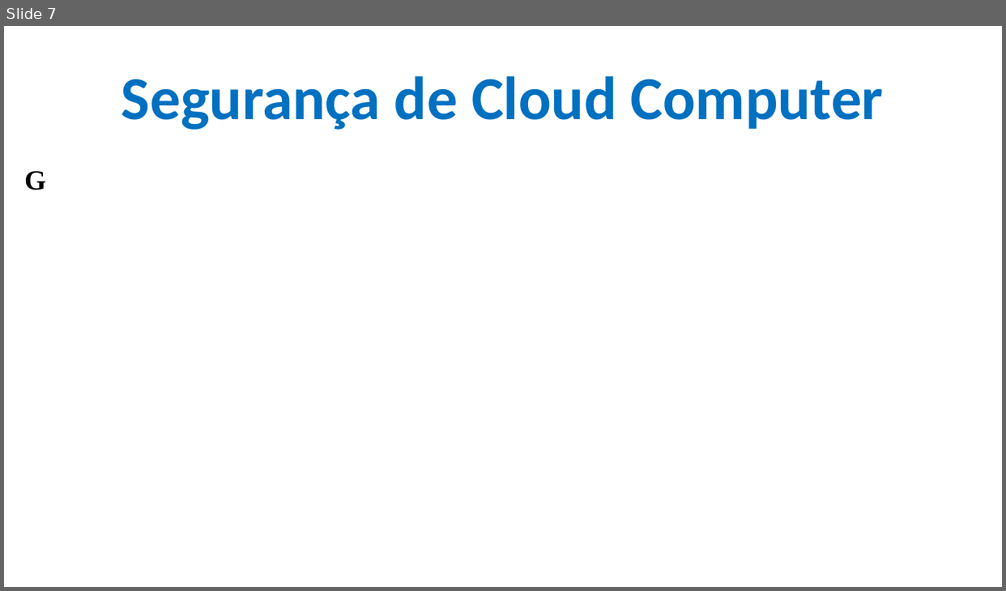
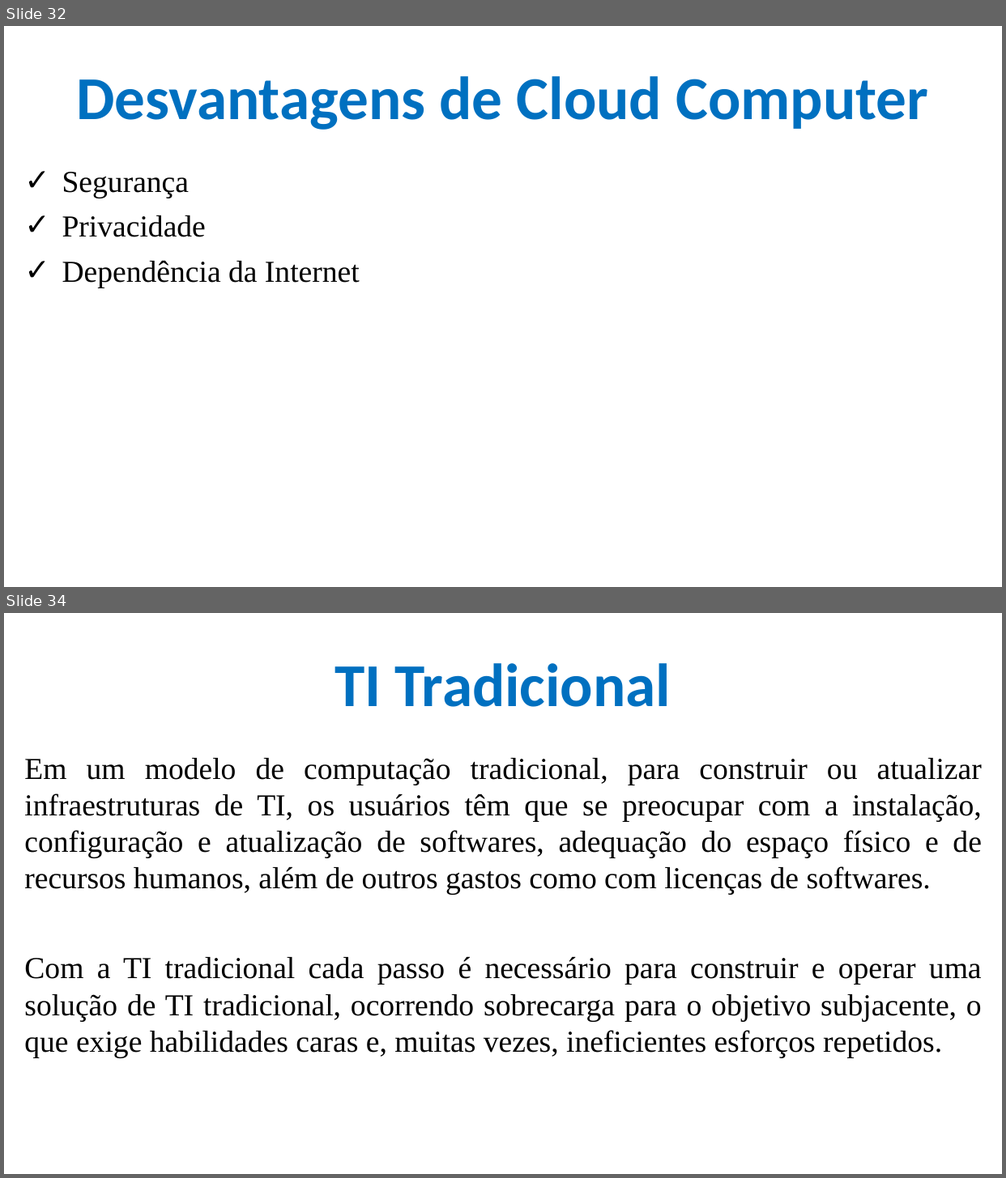
Before and after one commit to CloudEducationBrazil/WydenComputacaoNuvemWebServicesLinux, a slide deck: 01 Classes/Aula 01 - Computação em Nuvem e Web Services em Linux.pptx. Shown one above the other, each under a label of ours: slide 7 before the commit, slides 32 and 34 after it; the slides between them are not shown. The pictures are 1006x591 and 1006x1178 pixels, drawn with LibreOffice and Linux fonts; fonts in the diff are those of the drawing; background and template pictures are left out. Boxes give left, top, right and bottom in pixels: in the first picture for what was removed or moved away, otherwise in the second. Text is boxed around its words. In the diff, an @@ line names an element or a change of style, - is before the commit and + after.

Commit message:
Aula 01 Cloud Computer

```diff
--- a/01 Classes/Aula 01 - Computação em Nuvem e Web Services em Linux.pptx
+++ b/01 Classes/Aula 01 - Computação em Nuvem e Web Services em Linux.pptx
@@ slide 34 added at [4, 613, 1002, 1174], background picture (left out) @@
@@ title added at [334, 663, 671, 707], 44 pt, text #0070C0, bold @@
+TI Tradicional
@@ text added at [24, 758, 982, 1059], 22 pt, text #000000 @@
+Em um modelo de computação tradicional, para construir ou atualizar infraestruturas de TI, os usuários têm que se preocupar com a instalação, configuração e atualização de softwares, adequação do espaço físico e de recursos humanos, além de outros gastos como com licenças de softwares.
+Com a TI tradicional cada passo é necessário para construir e operar uma solução de TI tradicional, ocorrendo sobrecarga para o objetivo subjacente, o que exige habilidades caras e, muitas vezes, ineficientes esforços repetidos.
@@ what was slide 7 is now slide 32 @@
@@ slide 32 changed as well @@
@@ title at [76, 76, 928, 130]: text changed @@
-Segurança de Cloud Computer
+Desvantagens de Cloud Computer
@@ text at [62, 172, 360, 288]: text changed; size 20 to 22 pt; bold off @@
-G
+✓ Segurança
+✓ Privacidade
+✓ Dependência da Internet
```
Also in this commit, not shown: 8 other slides changed, 61 other slides added, 1 other file.
